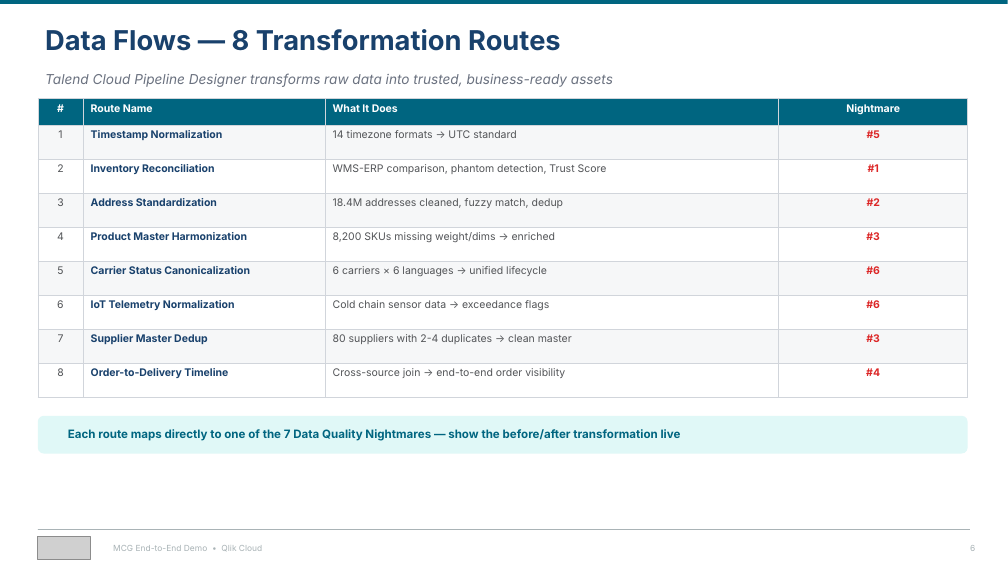
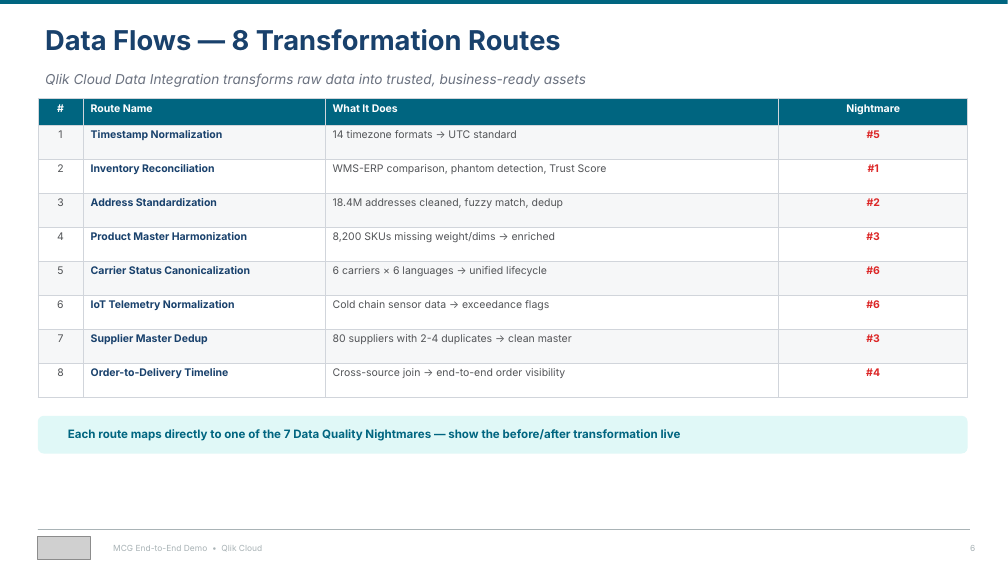
Before and after one commit to robertschoenfeldqlik/meridan_retail_group_qlik_demo_assets, a slide deck: slide 6 of MCG_Demo_Overview_Four_Stories.pptx. Drawn at 1008x567 pixels with LibreOffice and Linux fonts; fonts in the diff are those of the drawing; grey boxes stand for pictures. Boxes give left, top, right and bottom in pixels: in the first picture for what was removed or moved away, otherwise in the second. Text is boxed around its words. In the diff, an @@ line names an element or a change of style, - is before the commit and + after.

```diff
--- a/MCG_Demo_Overview_Four_Stories.pptx
+++ b/MCG_Demo_Overview_Four_Stories.pptx
@@ text at (x1=45, y1=73, x2=586, y2=87): text changed @@
-Talend Cloud Pipeline Designer transforms raw data into trusted, business-ready assets
+Qlik Cloud Data Integration transforms raw data into trusted, business-ready assets
```
Also in this commit, not shown: 6 other slides changed.
